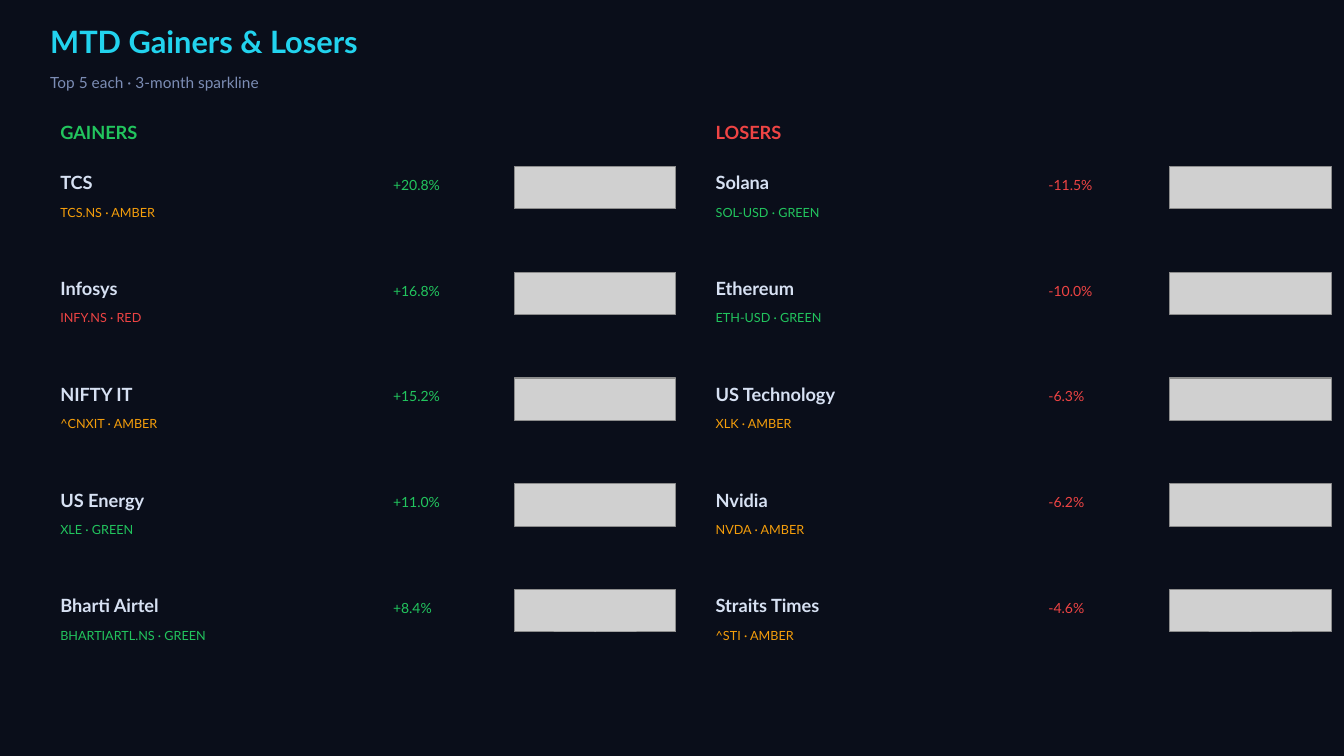
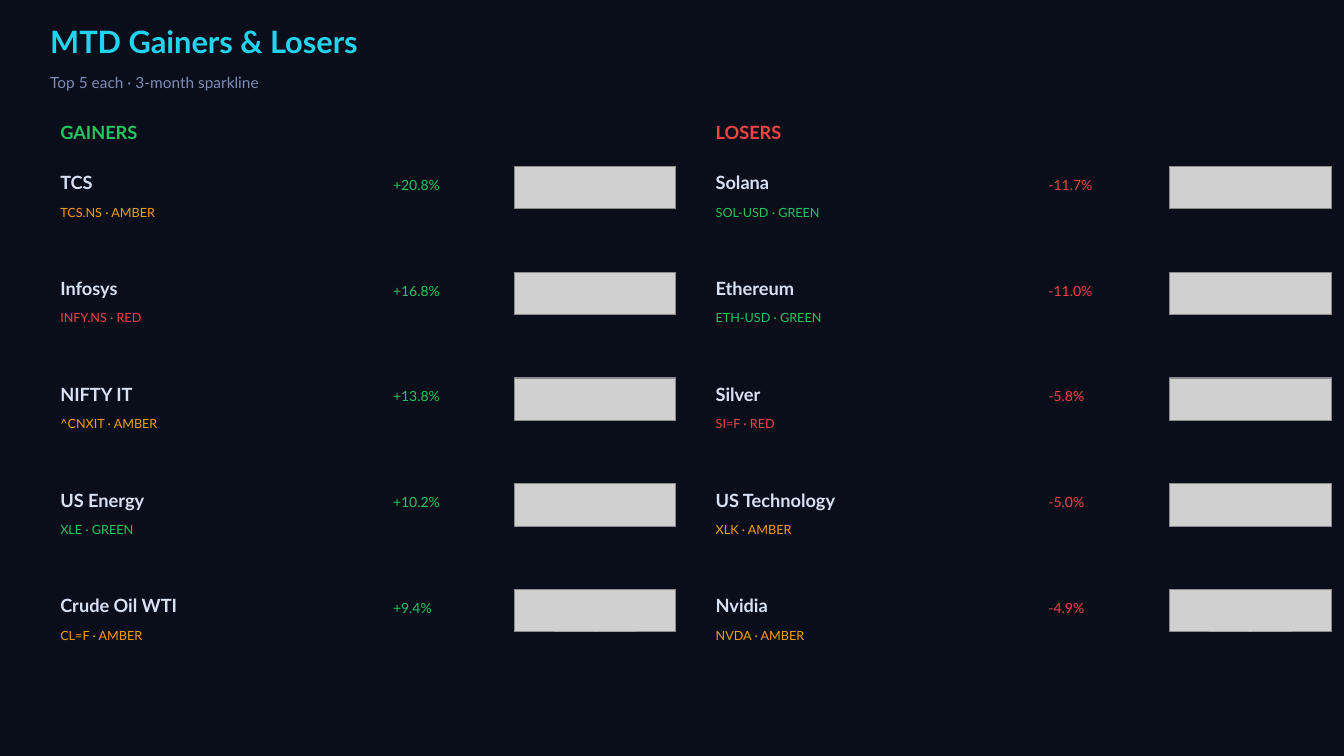
Before and after one commit to Pravkum23/pmr-terminal, a slide deck: slide 2 of docs/pmr_daily.pptx. Drawn at 1344x756 pixels with LibreOffice and Linux fonts; fonts in the diff are those of the drawing; grey boxes stand for pictures. Boxes give left, top, right and bottom in pixels: in the first picture for what was removed or moved away, otherwise in the second. Text is boxed around its words. In the diff, an @@ line names an element or a change of style, - is before the commit and + after.

```diff
--- a/docs/pmr_daily.pptx
+++ b/docs/pmr_daily.pptx
@@ text at <box>1048,180,1092,190</box>: text changed @@
--11.5%
+-11.7%
@@ text at <box>1048,286,1092,296</box>: text changed @@
--10.0%
+-11.0%
@@ text added at <box>716,387,761,401</box>, 13 pt, text #D7E1F3, bold @@
+Silver
@@ text at <box>393,391,440,401</box>: text changed @@
-+15.2%
++13.8%
@@ text at <box>716,419,775,428</box>: text changed; text colour #F59E0B to #EF4444 @@
-XLK · AMBER
+SI=F · RED
@@ text at <box>1048,391,1084,401</box>: text changed @@
--6.3%
+-5.8%
@@ text at <box>393,497,440,507</box>: text changed @@
-+11.0%
++10.2%
@@ text "US Technology": place and size @@
-text "US Technology" at <box>716,387,835,405</box>
+text "US Technology" at <box>716,493,835,511</box>
@@ text at <box>1048,497,1084,507</box>: text changed @@
--6.2%
+-5.0%
@@ text at <box>716,525,792,534</box>: text changed @@
-NVDA · AMBER
+XLK · AMBER
@@ text at <box>60,598,177,612</box>: text changed @@
-Bharti Airtel
+Crude Oil WTI
@@ text "Nvidia": place and size @@
-text "Nvidia" at <box>716,493,768,507</box>
+text "Nvidia" at <box>716,598,768,612</box>
@@ text removed at <box>716,598,819,612</box> @@
-Straits Times
@@ text at <box>393,603,432,613</box>: text changed @@
-+8.4%
++9.4%
@@ text at <box>1048,603,1084,613</box>: text changed @@
--4.6%
+-4.9%
@@ text at <box>60,631,143,640</box>: text changed; text colour #22C55E to #F59E0B @@
-BHARTIARTL.NS · GREEN
+CL=F · AMBER
@@ text at <box>716,631,805,640</box>: text changed @@
-^STI · AMBER
+NVDA · AMBER
```
Also in this commit, not shown: 3 other slides changed, 3 other files.
